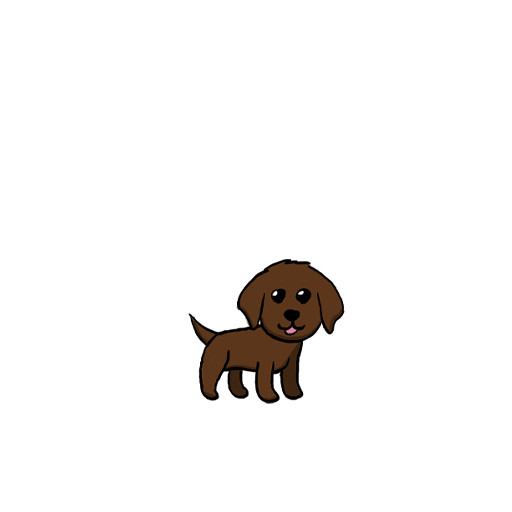
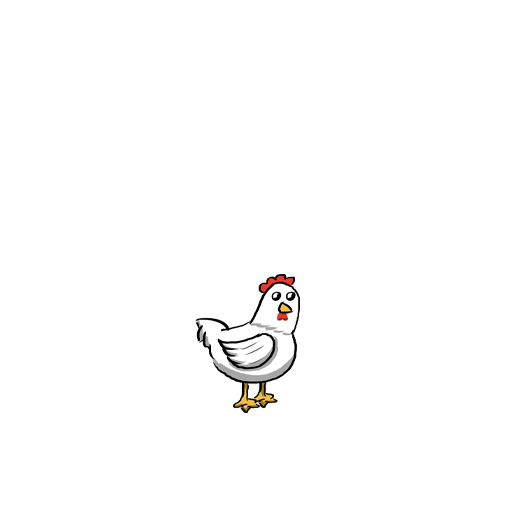
Revision of a layered 512 x 512 image; what changed, layer by layer:
hid "dog" over (x1=188, y1=259, x2=345, y2=404)
added layer "chicken_2" above "chicken_1" over (x1=195, y1=274, x2=301, y2=413)
